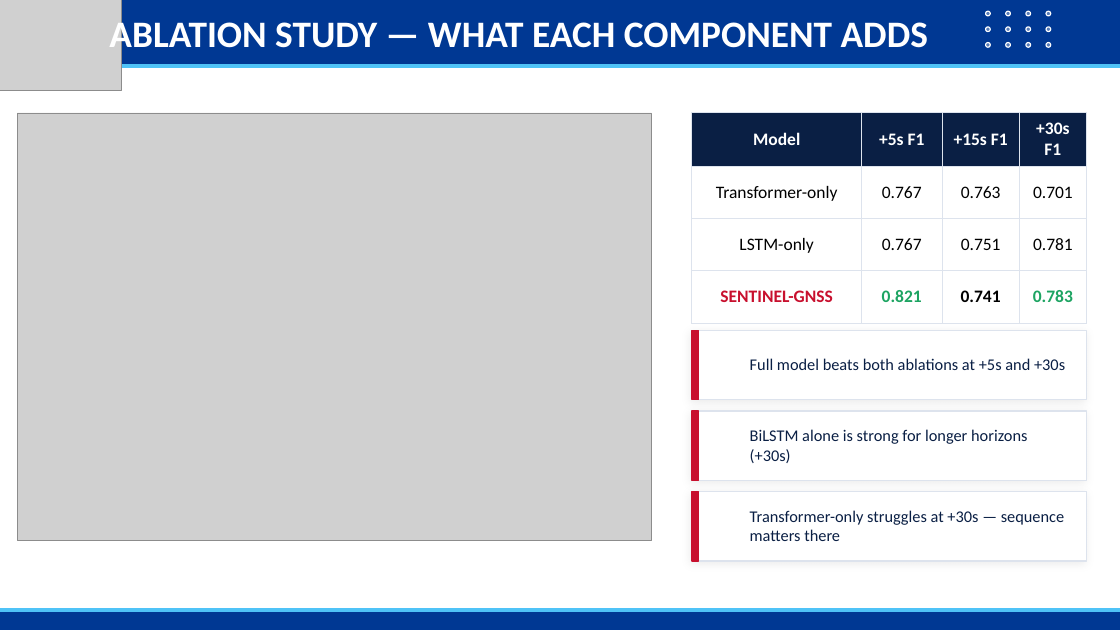
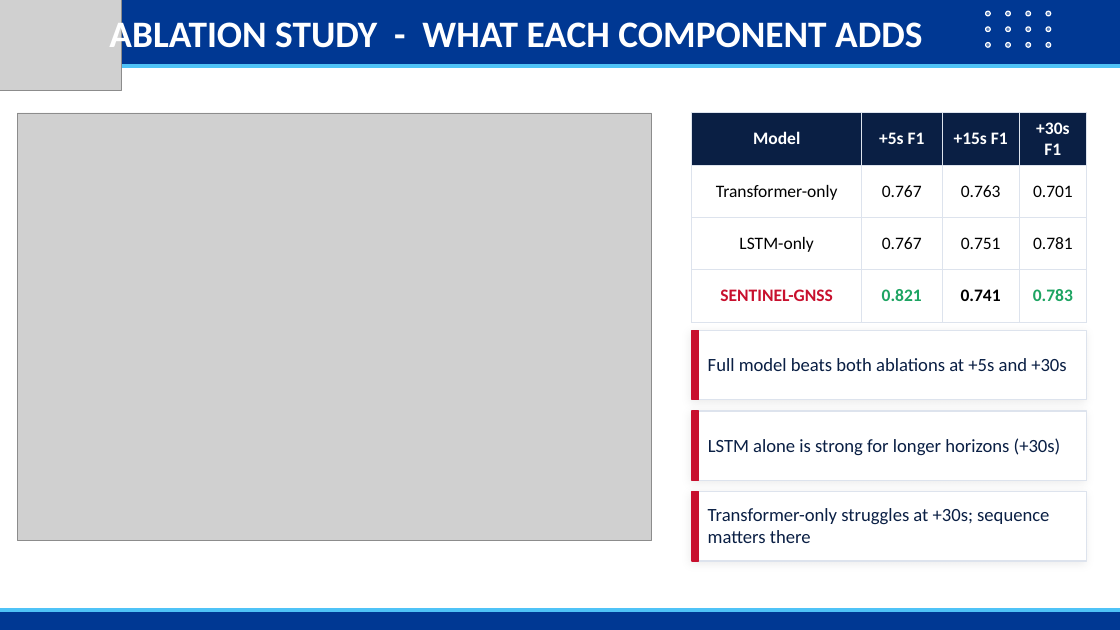
Before and after one commit to Jorshuare/AI-Based-Prediction-for-GNSS-Signal-Degradation, a slide deck: slide 16 of docs/SENTINEL_GNSS_Presentation.pptx. Drawn at 1120x630 pixels with LibreOffice and Linux fonts; fonts in the diff are those of the drawing; grey boxes stand for pictures; background and template pictures are left out. Boxes give left, top, right and bottom in pixels: in the first picture for what was removed or moved away, otherwise in the second. Text is boxed around its words. In the diff, an @@ line names an element or a change of style, - is before the commit and + after.

```diff
--- a/docs/SENTINEL_GNSS_Presentation.pptx
+++ b/docs/SENTINEL_GNSS_Presentation.pptx
@@ text at <box>109,16,922,57</box>: text changed @@
-ABLATION STUDY — WHAT EACH COMPONENT ADDS
+ABLATION STUDY - WHAT EACH COMPONENT ADDS
@@ text "Full model beats both ablations ...": place and size @@
-text "Full model beats both ablations ..." at <box>750,358,1065,370</box>
+text "Full model beats both ablations ..." at <box>708,358,1066,371</box>
@@ text "Full model beats both ablations ..." at <box>708,358,1066,371</box>: size 14 to 16 pt @@
@@ text at <box>708,438,1061,455</box>: text changed; size 14 to 16 pt @@
-BiLSTM alone is strong for longer horizons (+30s)
+LSTM alone is strong for longer horizons (+30s)
@@ text at <box>708,508,1049,543</box>: text changed; size 14 to 16 pt @@
-Transformer-only struggles at +30s — sequence matters there
+Transformer-only struggles at +30s; sequence matters there
```
Also in this commit, not shown: 20 other slides changed, 1 slide added, 46 other files.
